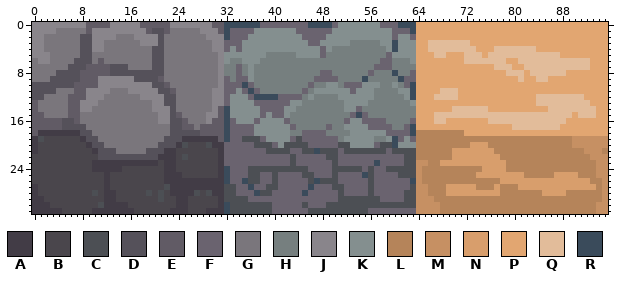
A sprite sheet gets an edit: Sprites/roguelike-tiles-wall-edges-rocky.png. The first picture shows the starting point.
The file is 96x32 pixels. Colours within 5 levels of each other are drawn and written as one.
Palette (. is transparent): A #423c46  B #4a464c  C #4c4f54  D #55515a  E #615b65  F #6a636f  G #7a767c  H #767f7f  J #89858b  K #848f8f  L #b5845a  M #c69063  N #d89e6c  P #e2a671  Q #e2bc9a  R #3a4b5b
Pixels before (only the part around the change), first column x 50:
 0 FKKKKKKKFFFRRRPPPPPPPPPPPPPPPPPPPPPPPPPPPPPPPP
 1 KKKKKKKKKKFFFRPPPPPPPPPPPPPPPPPPPPPPPPPPPPPPPP
 2 KKKKKKKKKKFKKFPPPPPPPPPPPPPPPPPPPPPPPPPPPPPPPP
 3 KKKHHHHHKKRKKKPPQQQQQQQPPPPPPPPPPPPPPPPPPPPPPP
 4 HHHHHHHHHKRKKKPPQQQQQQQQPPPQQQQQQQPPPPPPPPPPPP
 5 HHHHHHHHHFKKKKPPPQQPPPQQQPQQQQQQQQQQQQPPPPPPPP
 6 HHHHHHHHFFHHHKPPPPPPPPQQQQQQQPPQQQQQQQQQQQQPPP
 7 HHHHHHHFFFHHHHPPPPPPPPPPPPPQQQPPQQQQQQQQQQQPPP
 8 HHHHHHFHHHRHHFPPPPPPPPPPPPPPPQQQPQQQQQQPPPPPPP
 9 FHHHHRHHHHHRFFPPPPPPPPPPPPPPPPPQPPQQPPPPPPPPPP
10 KHFFFKKKHHKHFRPPPPPPPPPPPPPPPPPPPPPPPPPPPPPPPP
11 KKKFKKKHHHHKKRPPPPQQQPPPPPPPPPPPPPPPPPPPPPPPPP
12 HKKKKKKHHHHHKRPPPQQQQPPPPPPPPPPPPPQQQQQQQQPPPP
13 HHKKKKHHHHHHHKPPPPPPPPPPPPPPPPPPPPQQQQQQQQQPPP
14 HHKKFHHHHHHHHHPPPPPPQQQQQQPPPPPPPPPPQQQQQQQQPP
15 HHHFRFHHHHHHHHPPPQQQQQQQQQQQQQQQQQQQQQQQPQQQPP
16 HHFKKFFFFHHHHFPPPQQPPPPPPPQQQQQQQQQQQQQPPPPPPP
17 HHKKKKFFFFHHFRPPPPPPPPPPPPPPPPQQQQQQQQPPPPPPPP
18 HHHKKKKKKFFFFRLLLLLLLLPPPPPPPPPPPPPPPPPPPPPPPP
19 FHKKKKKHHKRFKFLLLLLLLLLLLLLLLLLLLLLLLLLLMMMMMM
20 FCCKKKKFCCRKKKLLLLLLLLLNNNLLLLLLLLLLLLLLMMMMMM
21 CFCCCCCCCFCCCCLLLLLLNNNNNNNLLLLLLLLLLLLLLLMMML
22 CFFFFFFFFFFFCCLLLLLLNNNNNNNNLLLLLLLLLLLLLLLMMM
23 CFFFFFFRFFFFCCMMLLNNNNNNNNNNNLLLLLLLLLLLLLLLMM
24 CCCCCFCFFCCCCCMLLLLLLLLLLNNNNLLLLLLLLLLLLLLLMM
25 CFFFFRCFFFFCCCMLLLLLLLLLNNNNNNNNLLLLLNNNNLLLMM
26 CFFFFFCFFFFFFRMLLLLLLLLLLLLLNNNNNNNNNNNNNNNLLM
27 CCFFFFCFFFFFFCMMLLLNNNNNLLLNLLLNNNNNNNNNNNNNLM
28 FCFFFFCFFFFFCCMMLLLNNNNNNNNNLLLLLLLNNNNLLLLLLM
29 FCCCCCCCFFFFCCMMMLLLLLLLLLLLLLLLLLLLLLLLLLLLLM
30 CCCCCCCCCCCCCCMMMMLLLLLLLLLLLLLLLLLLLLLLLLLLMM
31 CCCCCCFFFFFFFFMMMMLLLLLLLLLLLLLLLLLLLLLLLLLLMM
After:
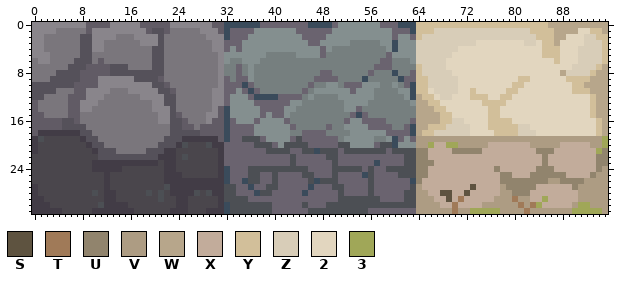
Colours new in this view: S #5e5340  T #a07a58  U #91846d  V #ad9c83  W #b7a68b  X #c2ac9b  Y #d2bf9a  Z #d8cdb8  2 #e2d6bf  3 #a0a758
Diff:
Changed rows in their new state; - is an unchanged pixel.
first column x 64:
 0 YYYYYYYYYYYYYYYYYYYYYYWWWWWWWWWW
 1 YYYZZZZZZZZZZZZZZZZYYYYWWWW22YYW
 2 YZZZZZZZZZZZZZZZZZZZYYYWW222ZZYY
 3 ZZZZZZZZZZ22222222ZZ2YYW2222ZZZY
 4 ZZZZZZZ22222222222222YYY222ZZZZY
 5 ZZZZZZ222222222222222YYY222ZZZZY
 6 ZZZZZ222222222222222222Y222ZZZZY
 7 YZZZZ222222222222222222222ZZZZYW
 8 YZZZZZ222222222222222222WZZZZYWW
 9 YYZZZZZ2222222222YY222222YYYYWWW
10 YYZZZZZ222222222YY22222222YYWWWW
11 YY2ZZZZ22Y22222YY222222222YYYWWW
12 WYY2ZZ222YYY22YY2222222222222YWW
13 WWYY2222222YYYY22222222222222YWW
14 WWWYY2222222YY222222222222222YWW
15 WWWWYY222222YY222222222222222YWW
16 WWWWYYZZ2222YYYY22222222222222YW
17 WWYYYZZZZ222YYYYYZZ22222222222YW
18 WYYZZZZZZ2222YYYYZZZ2222222222YW
19 VVVVVVVVVVVVVVVVVVVVVVVVVVVVVVV3
20 VV3XX33VVVVVXXXXXXXVVVVVXXXXXVV3
21 UUXXXXUUUUUXXXXXXXXXUUUXXXXXXX3U
22 UUXXXXXXXXXXXXXXXXXXXUXXXXXXXXUU
23 UUUXXXXXXXXXXXXXXXXXXUXXXXXXXXUU
24 UUXXXXXXXXXXXUXXXXXXUUUXXXXXXXUV
25 UUXXXXXXXXXXXXUUXXXUUUUUUXXXXUVV
26 UXXXXXXXXXXXXXUUUUUUUUVVUUUUVVVV
27 VXXXXXXXXSXXXXVUUUUUXXXXXXUVVVVV
28 VVXXSSXXSXXXXXVVUUUXXXXXXXXVVVVV
29 VVVXXSXTXXXXXVVVTVVXX3XXXXXVVVVV
30 VVVVXXTXXXXVVVVVVTVT3XXXXXV33VVV
31 VVVVVVTVV33333VVVVTVVVVVVV33333V
Pixel boxes of the changes (left, top, right, bottom) in both pictures:
changed: (416, 22, 608, 214)
